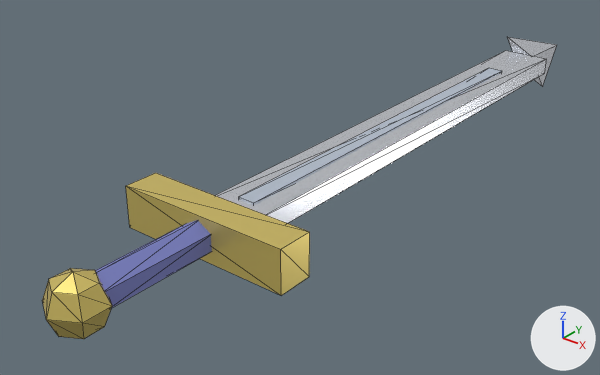
A saved change to the glTF model assets/models/knight_sword.glb.
Both versions are drawn from a camera (50 mm lens) standing at (0.748, -0.638, 0.572) and looking at (-0.101, 0.423, -0.086). The axes (+X, +Y, +Z) are drawn at lower right. The lights are the same throughout. The first picture is the older version. Mesh edges are drawn as thin lines.

Names of what the first picture shows: 'KnightSword'.
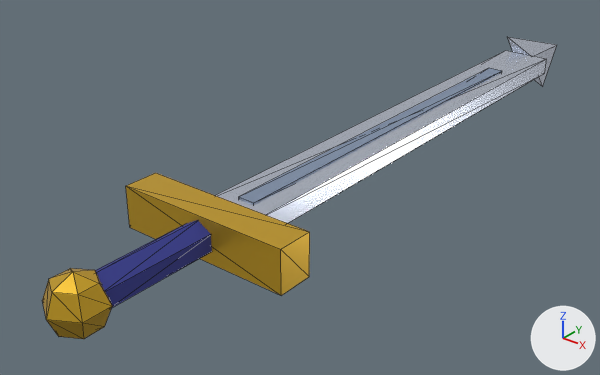
Edits to the bpy script that builds the scene:
```text
Change mat_gorge:
    mat_gorge.base_color: (0.6, 0.66, 0.75) -> (0.319, 0.393, 0.523)  # pale blue #cbd4e1 -> greyish blue #99a8bf
Change mat_orgarde:
    mat_orgarde.base_color: (0.9, 0.72, 0.2) -> (0.787, 0.477, 0.0331)  # yellow #f3dd7c -> yellow #e5b833
Change mat_cuirbleu:
    mat_cuirbleu.base_color: (0.2, 0.22, 0.55) -> (0.0331, 0.0397, 0.263)  # blue #7c81c4 -> blue #33388c
```

Changed parts and their boxes (x1, y1, x2, y2) in the pictures (600 x 375 px):
'KnightSword', recoloured
    both: (42, 38, 555, 339)
